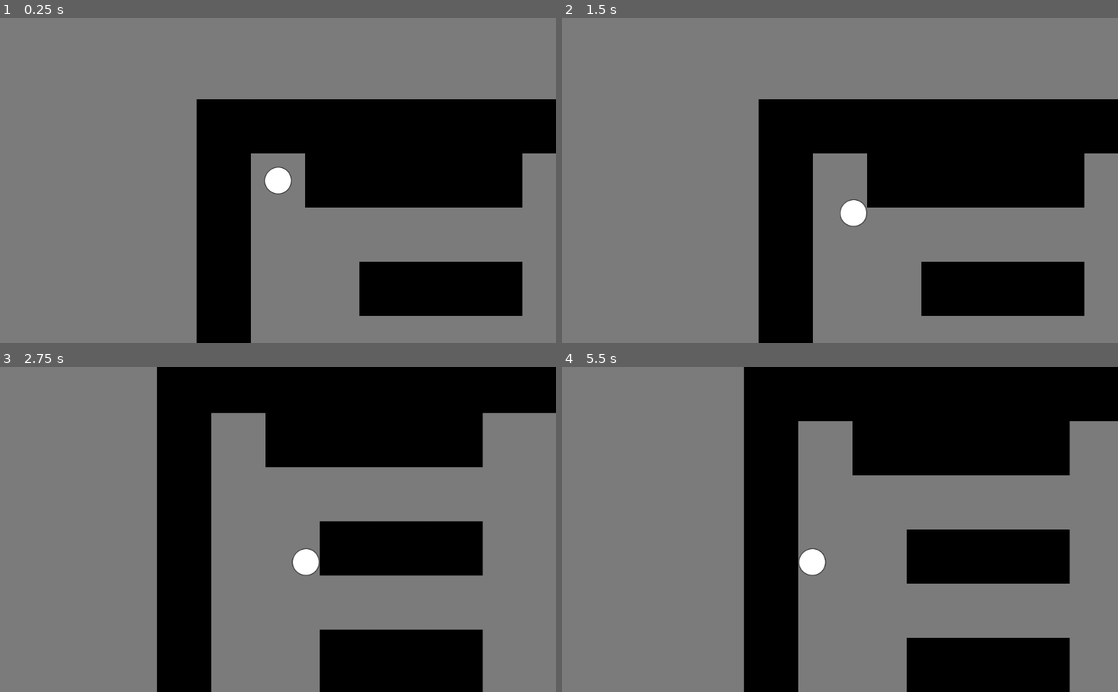
Above: before the commit, frames 1-4 (two rows, left to right).
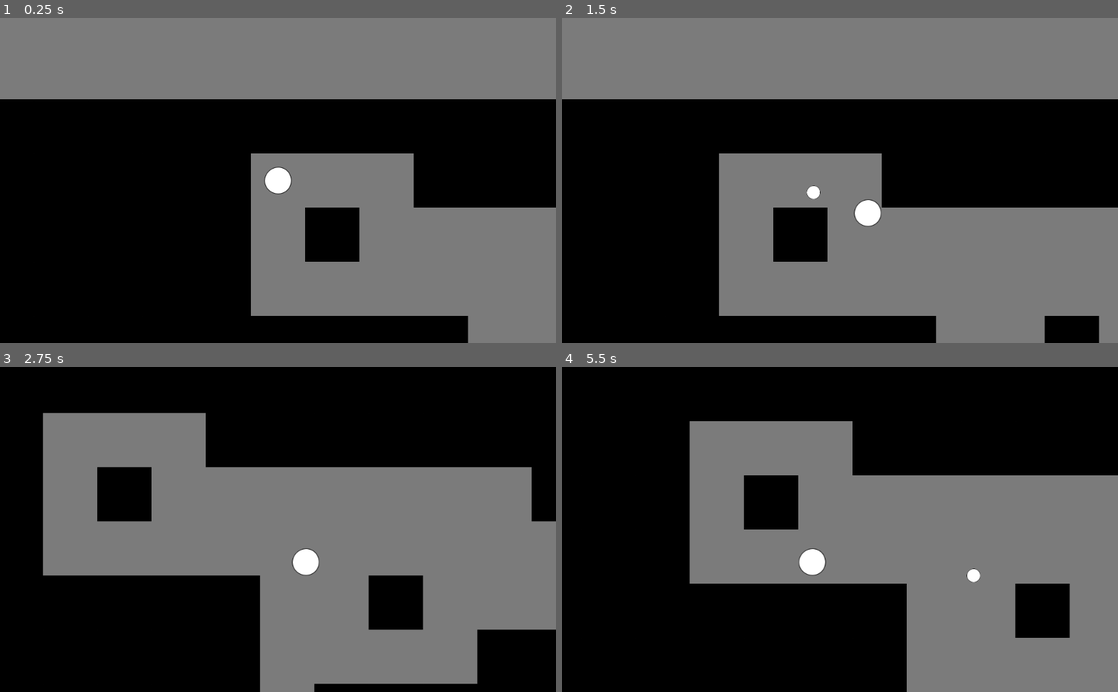
Above: after the commit, the same moments.

Repository: ComradeSparklePony/Slay-the-Triangles
Game: Godot game, scene res://maze.tscn
The game is run twice, just before and just after one commit, with the same random seed, the same clock (stepped at 60 frames per second) and the same inputs. The project has no main scene, so this scene is started directly.
Inputs (mouse positions are in pixels of both pictures, inside the frame that each line leads up to):
- Up to frame 1 (0.25 s): no input
- Up to frame 2 (1.5 s): tap Enter at 0.5 s; move the mouse to (962, 164) at 0.52 s; press the mouse at (962, 164) at 0.53 s; hold Right (ui_right) 0.53-1.28 s; move the mouse to (728, 196) at 1.27 s; release the mouse at (728, 196) at 1.28 s; hold Down (ui_down) from 1.28 s (still down); click (728, 196) at 1.35 s
- Up to frame 3 (2.75 s): move the mouse to (333, 458) at 2.02 s; release Down (ui_down) at 2.03 s; press the mouse at (333, 458) at 2.03 s; hold Right (ui_right) from 2.03 s (still down)
- Up to frame 4 (5.5 s): move the mouse to (812, 594) at 2.77 s; release Right (ui_right) at 2.78 s; release the mouse at (812, 594) at 2.78 s; hold Up (ui_up) 2.78-3.53 s; click (812, 594) at 2.85 s; move the mouse to (1006, 578) at 3.52 s; press the mouse at (1006, 578) at 3.53 s; hold Left (ui_left) 3.53-5.03 s; move the mouse to (673, 480) at 4.27 s; release the mouse at (673, 480) at 4.28 s; click (673, 480) at 4.35 s; tap Space at 5 s; move the mouse to (867, 529) at 5.02 s; press the mouse at (867, 529) at 5.03 s; hold Down (ui_down) from 5.03 s (still down)

The runs differ from the first frame. In frame 1, 41% of the frame differs, in the area x 0-100%, y 25-100%; in frame 2, 37%; in frame 3, 46%; in frame 4, 51%, in the area x 0-100%, y 0-100%.

Commit message:
Changed maze generation parameters
changed parameters so maze is better

Diff:
--- a/maze.gd
+++ b/maze.gd
@@ -3,6 +3,7 @@
 export (PackedScene) var wall
 export (PackedScene) var player
 export (int) var MAZESIZE
+export (int) var TUNLEN
 export (int) var TUNNELS
 
 var wall_array
@@ -40,7 +41,7 @@
 		else:
 			direction = vert_directions[randi() % 2]
 
-		length = (randi() % (MAZESIZE - 1)) + 1
+		length = (randi() % (TUNLEN - 1)) + 1
 
 		#repeat for length and as long as not colliding with wall
 		while length > 0 and not (maze_point.x == 0 or maze_point.y == 0 or maze_point.x == MAZESIZE - 1 or maze_point.y == MAZESIZE - 1):
@@ -50,6 +51,9 @@
 		if (maze_point.x == 0 or maze_point.y == 0 or maze_point.x == MAZESIZE - 1 or maze_point.y == MAZESIZE - 1):
 			maze_point = Vector2((randi() % MAZESIZE), (randi() % MAZESIZE))
 		tunnels -= 1
+
+	for i in wall_array:
+		print(i)
 
 	# PLACE WALLS
 
--- a/maze.tscn
+++ b/maze.tscn
@@ -11,4 +11,5 @@
 wall = ExtResource( 2 )
 player = ExtResource( 3 )
 MAZESIZE = 100
-TUNNELS = 350
+TUNLEN = 7
+TUNNELS = 750
